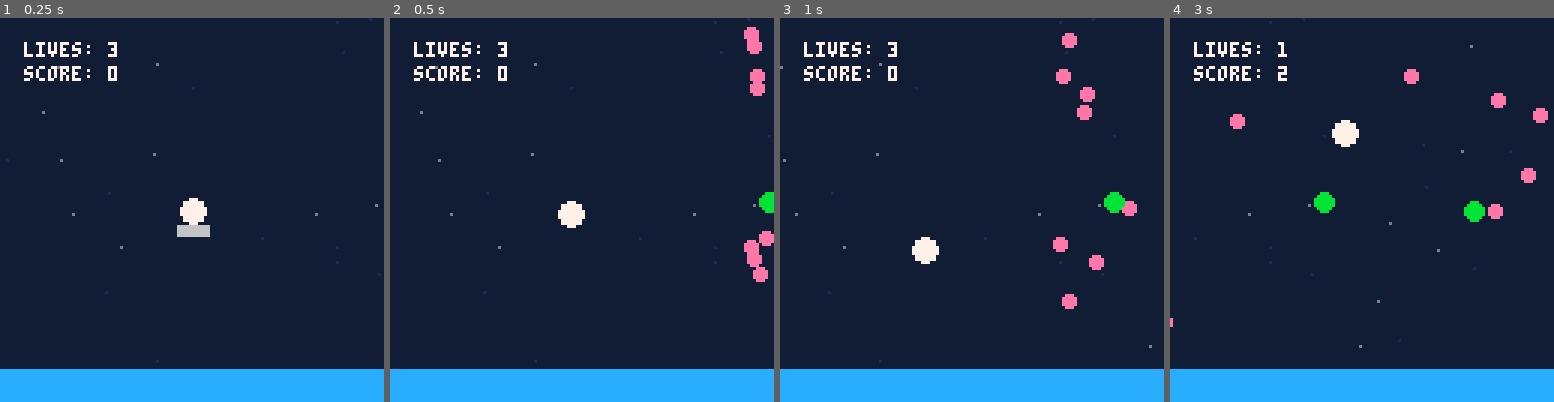
Above: before the commit, frames 1-4 (left to right).
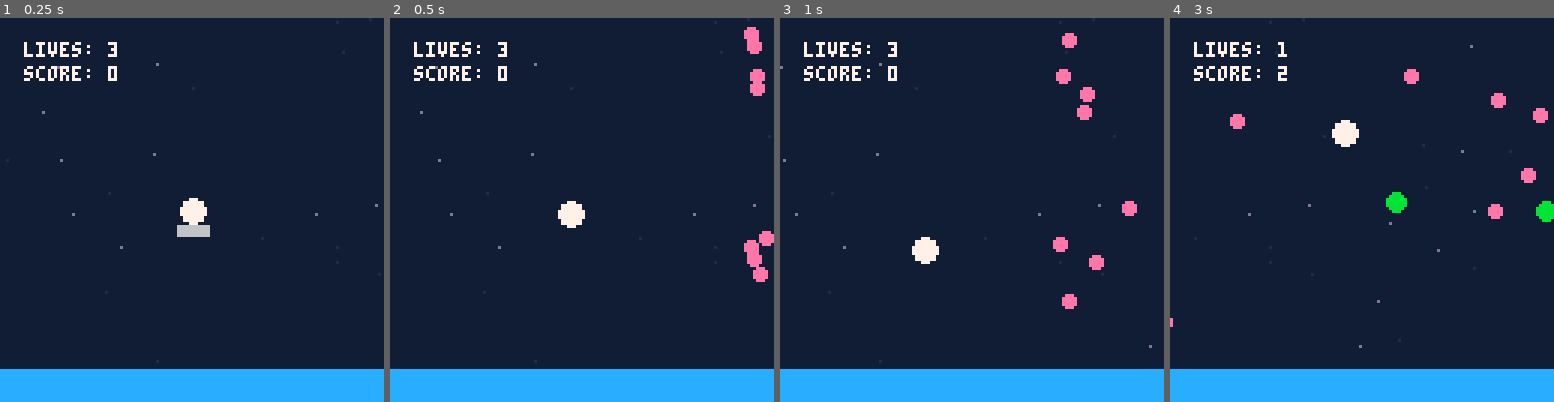
Above: after the commit, the same moments.

Repository: jmross/pico8-balloon-journey
Game: PICO-8 cartridge trip.p8
Two runs of this game, one before a commit and one after it. Both use one fixed random seed, a clock stepped at 60 frames per second and the inputs below.
Inputs:
- Up to frame 1 (0.25 s): no input
- Up to frame 2 (0.5 s): tap X (X key) at 0.33 s
- Up to frame 3 (1 s): tap O (Z key) at 0.7 s
- Up to frame 4 (3 s): tap X (X key) at 1.07, 1.85, 2.97 s; hold Right 1.6-2.1 s; tap O (Z key) every 0.4 s from 1.7 to 2.9 s; hold Up 2.15-2.42 s; hold Right from 2.47 s (still down)

Frame 1 is identical in both runs. In frame 2, 0.2% of the frame differs, in the area x 96-100%, y 45-51%; in frame 3, 0.2%; in frame 4, 0.9%, in the area x 37-100%, y 45-54%.

Commit message:
simplify timer

Diff:
--- a/trip.lua
+++ b/trip.lua
@@ -272,10 +272,10 @@
     if (btnp(4)) then start() end
     if (btnp(5)) then start() end
   elseif not ended then
-    timer += 1 / 30
+    timer += 1
     score += 1 / 30
 
-    if(flr(timer * 30) % 25 == 0 and flr(rnd(7)) == 1) then
+    if(flr(timer) % 25 == 0 and flr(rnd(7)) == 1) then
       b = balloon:new()
       b:init()
       add(balloons, b)
